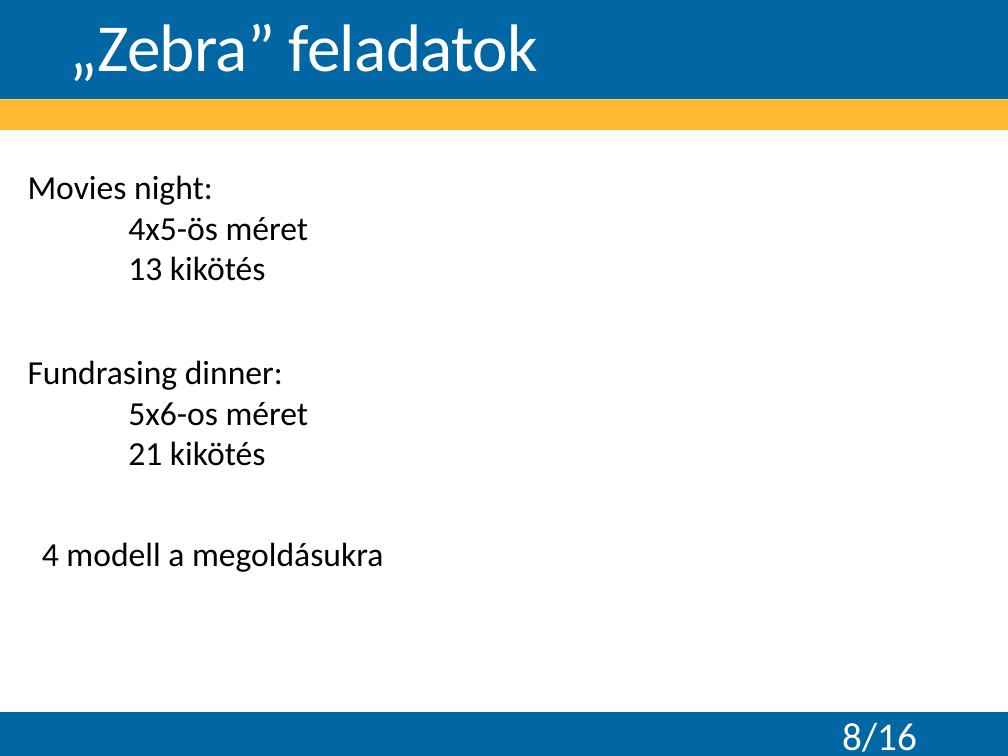
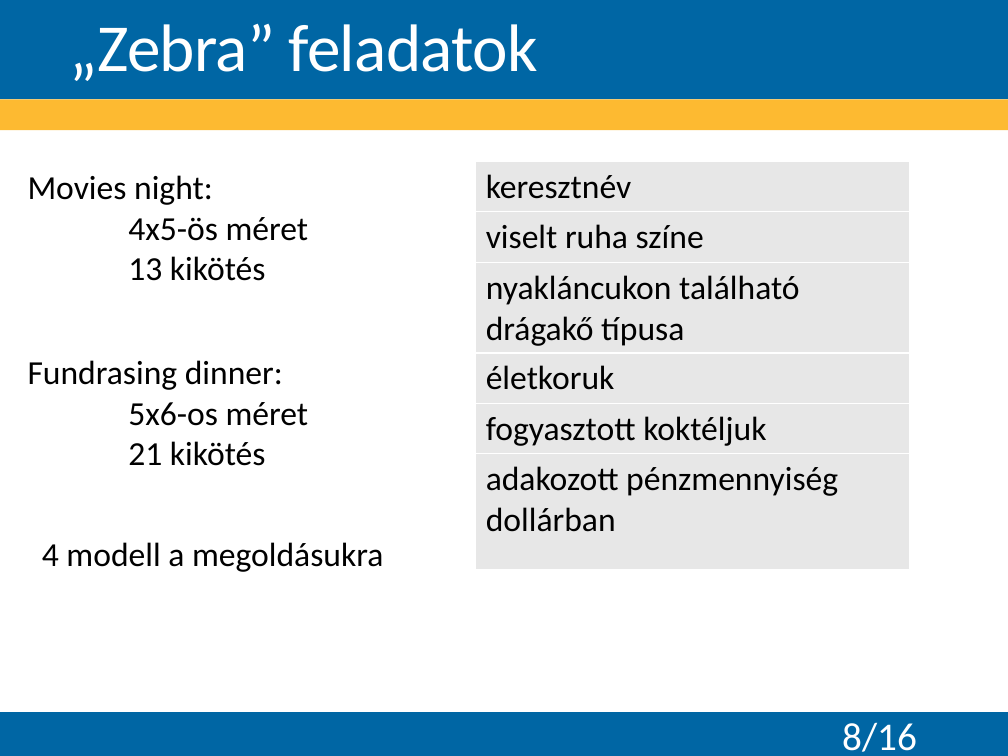
Before and after one commit to Teaching-projects/SZE-Peku221b, a slide deck: slide 8 of CP_Dolgozat/Előadás/Logikai feladványok megoldása korlátprogramozással.pptx. Drawn at 1008x756 pixels with LibreOffice and Linux fonts; fonts in the diff are those of the drawing; background and template pictures are left out. Boxes give left, top, right and bottom in pixels: in the first picture for what was removed or moved away, otherwise in the second. Text is boxed around its words. In the diff, an @@ line names an element or a change of style, - is before the commit and + after.

```diff
--- a/CP_Dolgozat/Előadás/Logikai feladványok megoldása korlátprogramozással.pptx
+++ b/CP_Dolgozat/Előadás/Logikai feladványok megoldása korlátprogramozással.pptx
@@ table added at box(476, 161, 910, 570), 6 rows, 1 columns @@
+keresztnév
+viselt ruha színe
+nyakláncukon található drágakő típusa
+életkoruk
+fogyasztott koktéljuk
+adakozott pénzmennyiség dollárban
```
Also in this commit, not shown: 3 other slides changed.
